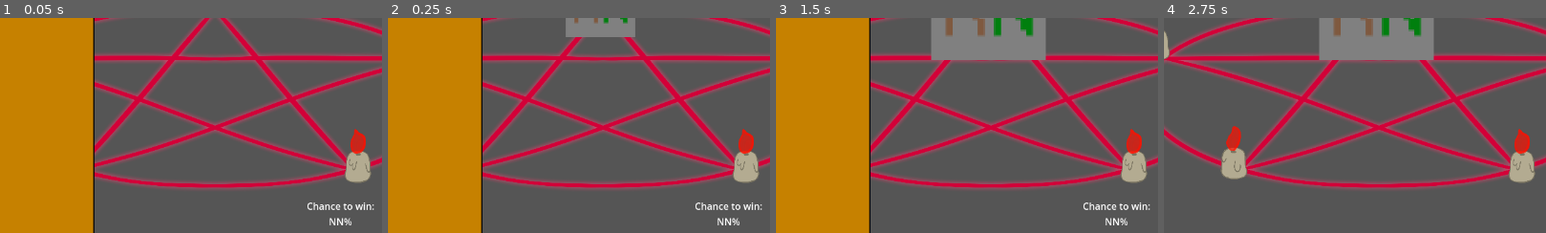
Above: before the commit, frames 1-4 (left to right).
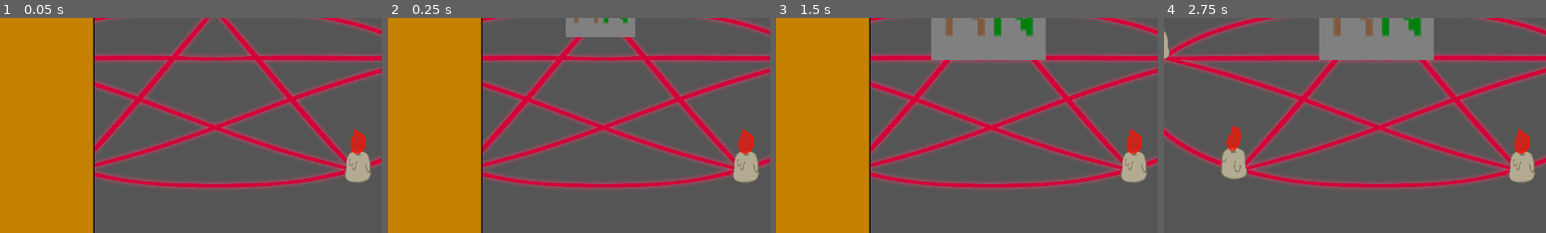
Above: after the commit, the same moments.

Repository: DigiDuncan/DPNJam1
Game: Godot game, scene res://main.tscn
Same seed, same stepped clock (60 frames per second), same inputs: the game is played once before the commit and once after it.
Inputs:
- Up to frame 1 (0.05 s): no input
- Up to frame 2 (0.25 s): no input
- Up to frame 3 (1.5 s): click "Book" at 0.5 s; click "Book" at 1.25 s
- Up to frame 4 (2.75 s): click "Book" at 2 s
The pictures show only the part of the screen within x 22-72%, y 42-92%; the shares and areas given below are measured in that part.

The runs differ from the first frame. In frame 1, 0.4% of the frame differs, in the area x 80-98%, y 85-97%; in frame 2, 0.4%; in frame 3, 0.4%; in frame 4, nothing differs.

Commit message:
hide win label

Diff:
--- a/main.tscn
+++ b/main.tscn
@@ -505,14 +505,14 @@
 [node name="EnemyMonster" type="Sprite2D" parent="Monsters"]
 texture_filter = 1
 position = Vector2(636, 275)
-scale = Vector2(3, 3)
+scale = Vector2(0.3, 0.3)
 texture = ExtResource("13_ot1gd")
 hframes = 10
 vframes = 10
-frame = 63
+frame = 68
 script = ExtResource("14_x2cdo")
 primary_type = 6
-secondary_type = 3
+secondary_type = 8
 
 [node name="AllyMonster" type="Sprite2D" parent="Monsters"]
 visible = false
@@ -523,10 +523,10 @@
 texture = ExtResource("13_ot1gd")
 hframes = 10
 vframes = 10
-frame = 89
+frame = 93
 script = ExtResource("14_x2cdo")
-primary_type = 8
-secondary_type = 9
+primary_type = 9
+secondary_type = 3
 
 [node name="AnimationPlayer" type="AnimationPlayer" parent="."]
 libraries = {
@@ -684,6 +684,7 @@
 vertical_alignment = 1
 
 [node name="WinLabel" type="Label" parent="."]
+visible = false
 offset_left = 791.0
 offset_top = 601.0
 offset_right = 911.0
